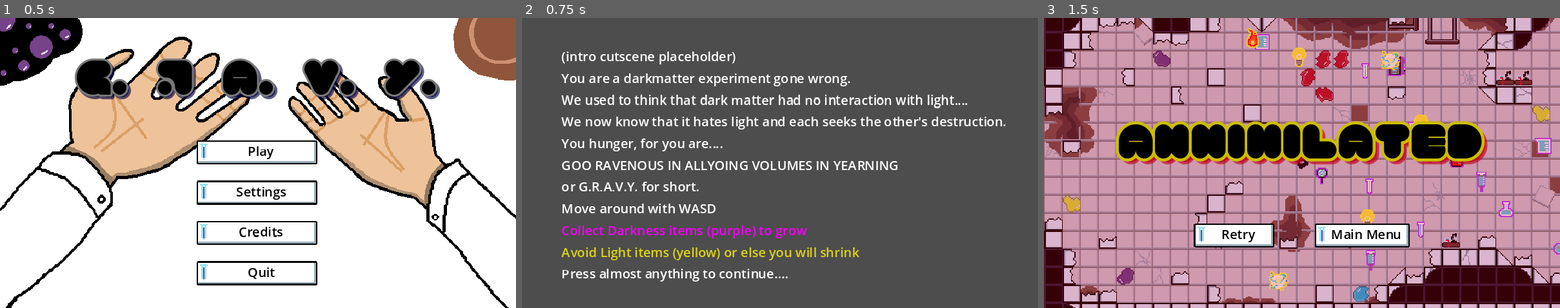
Above: before the commit, frames 1-3 (left to right).
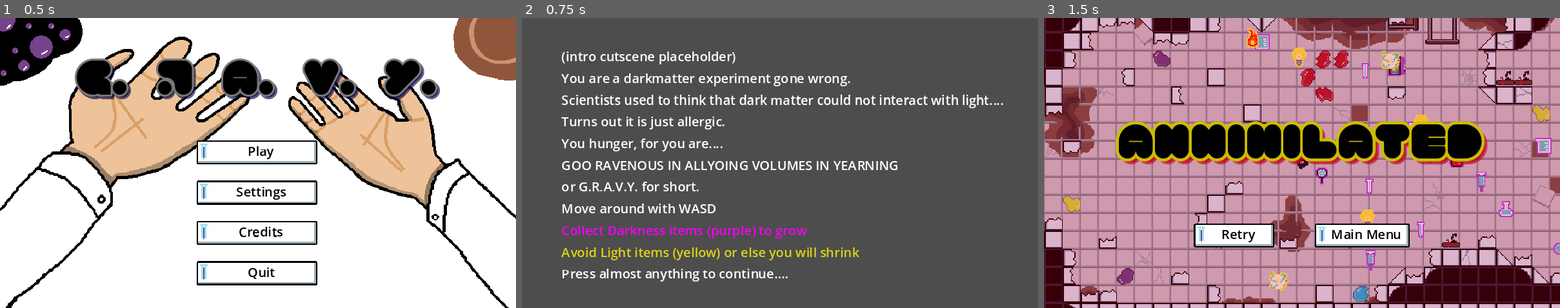
Above: after the commit, the same moments.

Repository: BenBenBenB/godot-testing-2d
Game: Godot game, scene res://scene/main.tscn
The game is run twice, just before and just after one commit, with the same random seed, the same clock (stepped at 60 frames per second) and the same inputs. Sound files missing from this copy of the repository are replaced by a short silence.
Inputs (mouse positions are in pixels of both pictures, inside the frame that each line leads up to):
- Up to frame 1 (0.5 s): no input
- Up to frame 2 (0.75 s): click "Play" at 0.5 s
- Up to frame 3 (1.5 s): tap Enter at 1.25 s; move the mouse to (1415, 148) at 1.27 s; hold D (move_right) from 1.28 s (still down); hold G from 1.28 s (still down)

Frame 1 is identical in both runs. In frame 2, 2.9% of the frame differs, in the area x 7-94%, y 26-39%; in frame 3, nothing differs.

Commit message:
final touches to intro

Diff:
--- a/scene/cutscene/intro_cutscene.tscn
+++ b/scene/cutscene/intro_cutscene.tscn
@@ -33,12 +33,12 @@
 
 [node name="Label3" type="Label" parent="VBoxContainer"]
 layout_mode = 2
-text = "We used to think that dark matter had no interaction with light...."
+text = "Scientists used to think that dark matter could not interact with light...."
 metadata/_edit_use_anchors_ = true
 
 [node name="Label4" type="Label" parent="VBoxContainer"]
 layout_mode = 2
-text = "We now know that it hates light and each seeks the other's destruction."
+text = "Turns out it is just allergic."
 metadata/_edit_use_anchors_ = true
 
 [node name="Label5" type="Label" parent="VBoxContainer"]
